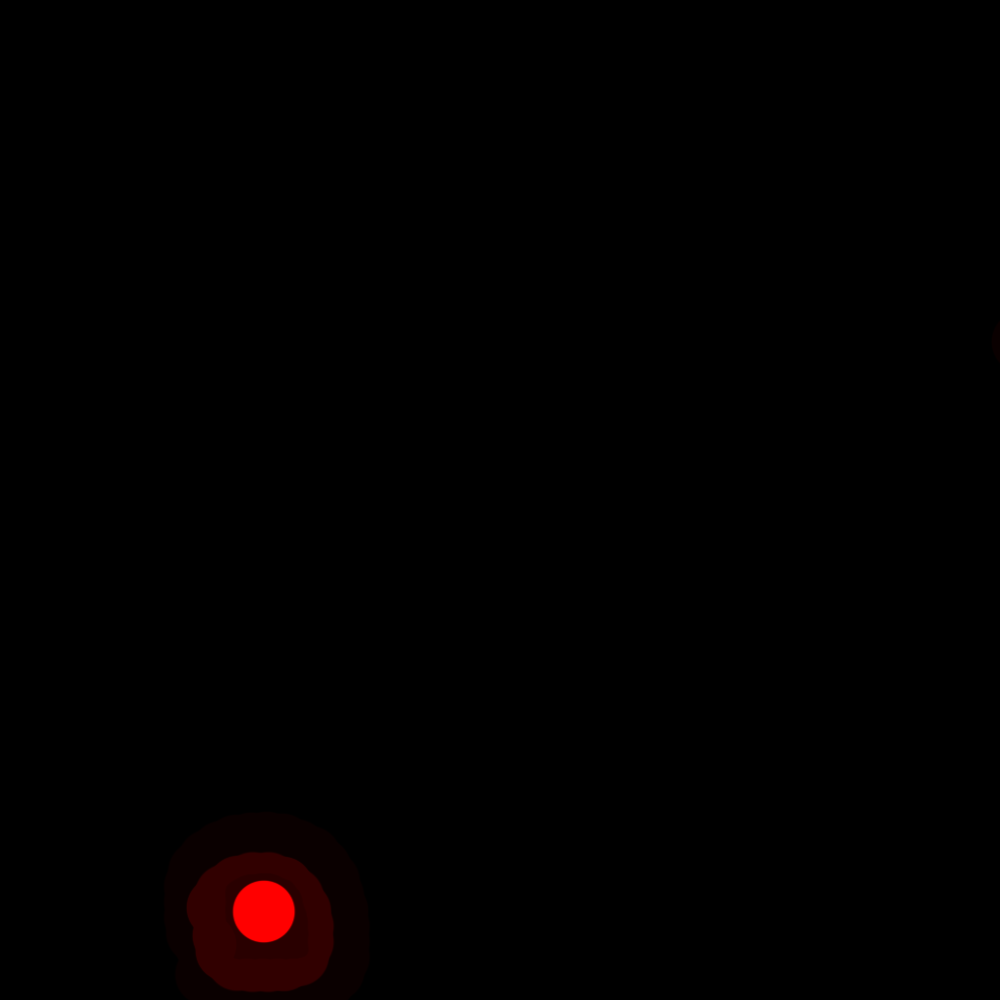
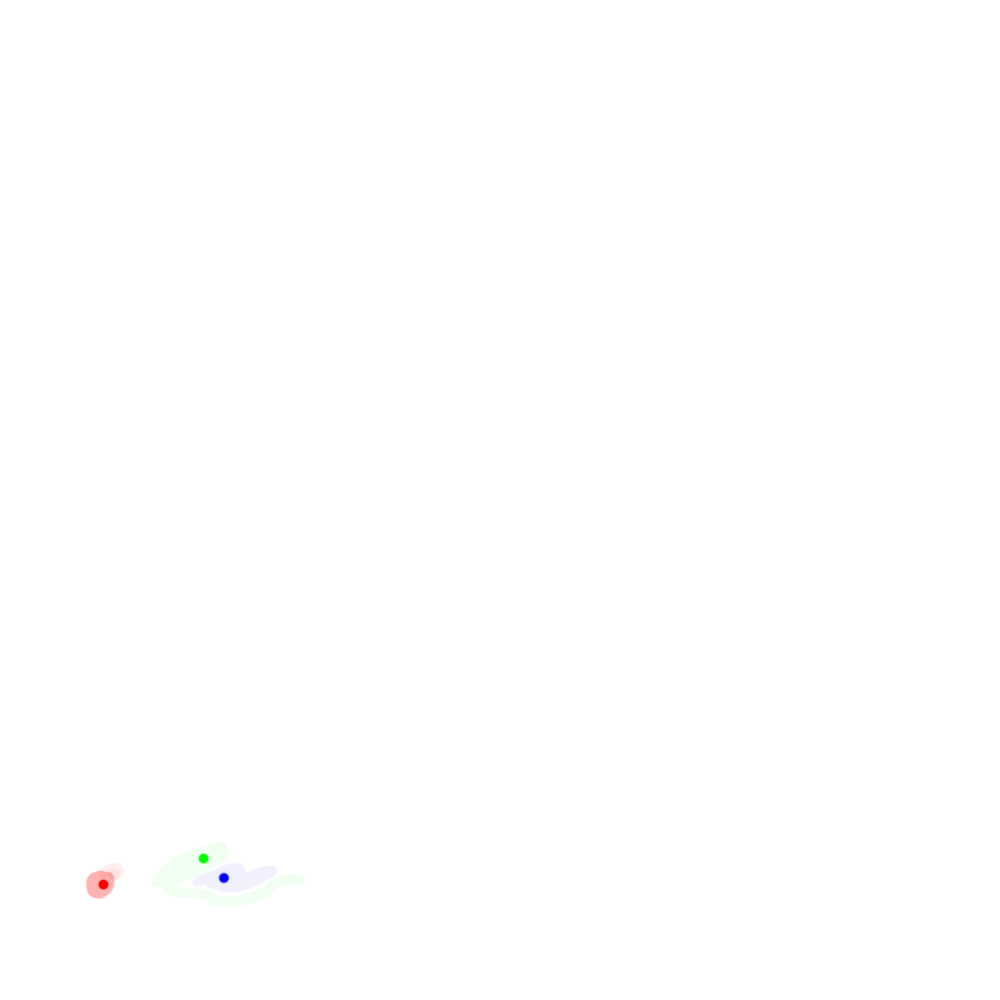
Comparing the layer stacks of the two 1000 x 1000 images. Changes:
removed layer "Ebene 8" over [0, 0, 1000, 1000]
added layer "Ebene 11" above "Ebene 10" over [85, 840, 306, 907]
